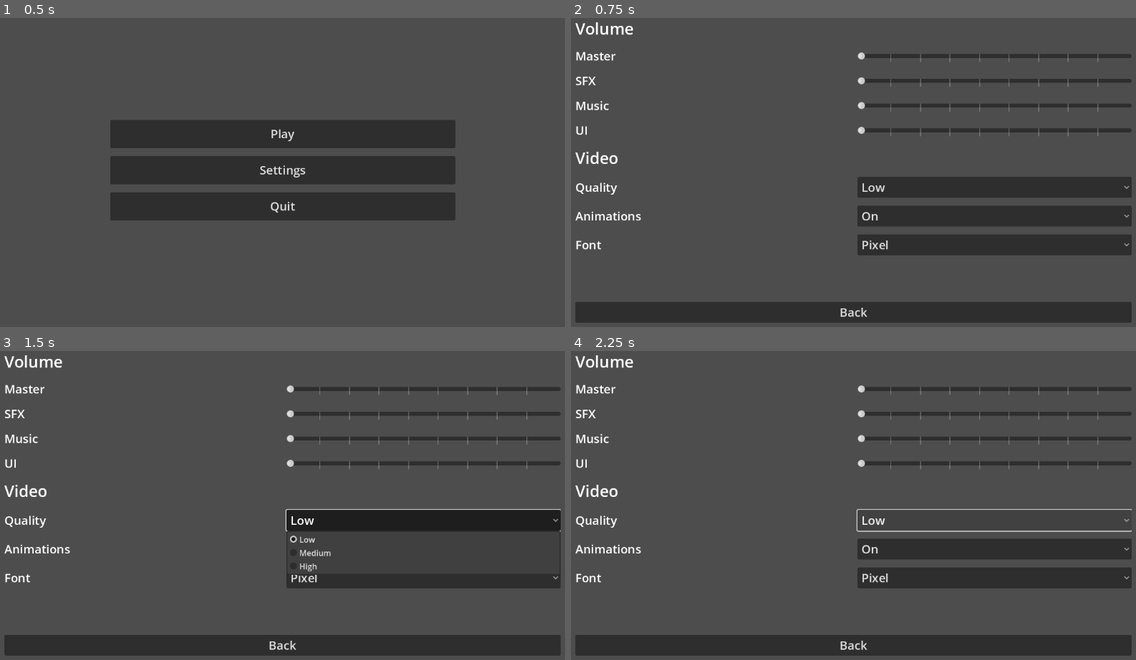
Above: before the commit, frames 1-4 (two rows, left to right).
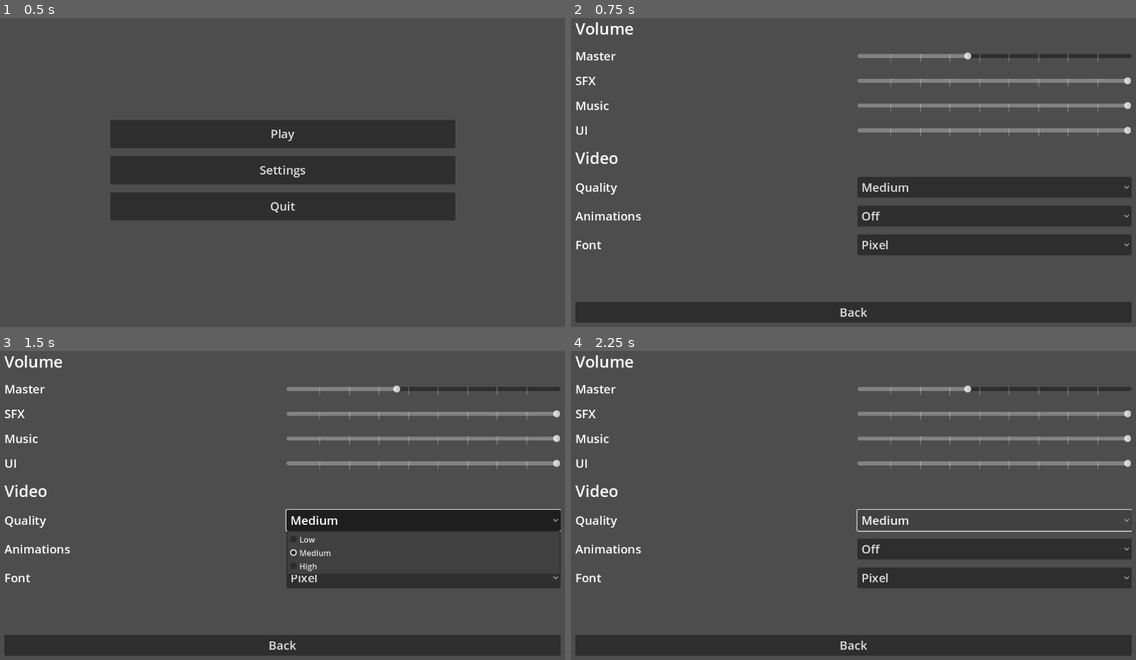
Above: after the commit, the same moments.

Repository: szsolt0/SzakGyak
Game: Godot game, scene res://scenes/menu/main_menu.tscn
Same seed, same stepped clock (60 frames per second), same inputs: the game is played once before the commit and once after it.
Inputs (mouse positions are in pixels of both pictures, inside the frame that each line leads up to):
- Up to frame 1 (0.5 s): no input
- Up to frame 2 (0.75 s): click "Settings" at 0.5 s
- Up to frame 3 (1.5 s): click (423, 520) at 1.25 s, where only the run before the commit has a clickable "Low"
- Up to frame 4 (2.25 s): click (994, 520) at 2 s, where only the run after the commit has a clickable "Medium"

Frame 1 is identical in both runs. In frame 2, 2.4% of the frame differs, in the area x 50-100%, y 11-66%; in frame 3, 2.4%, in the area x 50-100%, y 11-67%; in frame 4, 2.4%.

Commit message:
work on settings menu
now every button saves/loads correctly

Diff:
--- a/scenes/menu/settings_menu.gd
+++ b/scenes/menu/settings_menu.gd
@@ -1,4 +1,33 @@
 extends Control
+
+@onready var master_volume_btn: HSlider = $MarginContainer/VBoxContainer/ScrollContainer/VBoxContainer/MasterVolume/Button
+@onready var sfx_volume_btn: HSlider = $MarginContainer/VBoxContainer/ScrollContainer/VBoxContainer/SfxVolume/Button
+@onready var music_volume_btn: HSlider = $MarginContainer/VBoxContainer/ScrollContainer/VBoxContainer/MusicVolume/Button
+@onready var ui_volume_btn: HSlider = $MarginContainer/VBoxContainer/ScrollContainer/VBoxContainer/UiVolume/Button
+
+@onready var video_quality_btn: OptionButton = $MarginContainer/VBoxContainer/ScrollContainer/VBoxContainer/VideoQuality/Button
+@onready var video_anim_btn: OptionButton = $MarginContainer/VBoxContainer/ScrollContainer/VBoxContainer/VideoAnimations/Button
+@onready var video_font_btn: OptionButton = $MarginContainer/VBoxContainer/ScrollContainer/VBoxContainer/VideoFont/Button
+
+const VIDEO_QUALITY_NAMES: Array = ["low", "medium", "high"]
+const VIDEO_FONT_NAMES: Array = ["pixel", "readable"]
+
+func _ready() -> void:
+	var volume = GameSettings.load_volume()
+	var video = GameSettings.load_video()
+	var main = GameSettings.load_main()
+
+	# load volume settings
+	master_volume_btn.set_value_no_signal(volume.get("master"))
+	sfx_volume_btn.set_value_no_signal(volume.get("sfx"))
+	music_volume_btn.set_value_no_signal(volume.get("music"))
+	ui_volume_btn.set_value_no_signal(volume.get("ui"))
+
+	# video settings
+	video_quality_btn.select(VIDEO_QUALITY_NAMES.find(video.get("quality")))
+	video_anim_btn.select(video.get("animations"))
+	video_font_btn.select(VIDEO_FONT_NAMES.find(video.get("font")))
+
 
 
 func _on_back_pressed() -> void:
@@ -6,13 +35,29 @@
 
 
 func _on_video_quality_item_selected(index: int) -> void:
-	const names = ["low", "medium", "high"]
-	GameSettings.set_video("quality", names[index])
+	GameSettings.set_video("quality", VIDEO_QUALITY_NAMES[index])
 
 
 func _on_video_animations_item_selected(index: int) -> void:
 	GameSettings.set_video("animations", bool(index))
 
 func _on_video_font_item_selected(index: int) -> void:
-	const names = ["pixel", "readable"]
-	GameSettings.set_video("font", names[index])
+	GameSettings.set_video("font", VIDEO_FONT_NAMES[index])
+
+
+func _on_master_volume_drag_ended(value_changed: bool) -> void:
+	if value_changed:
+		# print("current master volume: ", master_volume_btn.value)
+		GameSettings.set_volume("master", master_volume_btn.value)
+
+func _on_sfx_volume_drag_ended(value_changed: bool) -> void:
+	if value_changed:
+		GameSettings.set_volume("sfx", sfx_volume_btn.value)
+
+func _on_music_volume_drag_ended(value_changed: bool) -> void:
+	if value_changed:
+		GameSettings.set_volume("music", music_volume_btn.value)
+
+func _on_ui_volume_drag_ended(value_changed: bool) -> void:
+	if value_changed:
+		GameSettings.set_volume("ui", ui_volume_btn.value)
--- a/scenes/menu/settings_menu.tscn
+++ b/scenes/menu/settings_menu.tscn
@@ -191,6 +191,10 @@
 text = "Back"
 metadata/_edit_lock_ = true
 
+[connection signal="drag_ended" from="MarginContainer/VBoxContainer/ScrollContainer/VBoxContainer/MasterVolume/Button" to="." method="_on_master_volume_drag_ended"]
+[connection signal="drag_ended" from="MarginContainer/VBoxContainer/ScrollContainer/VBoxContainer/SfxVolume/Button" to="." method="_on_sfx_volume_drag_ended"]
+[connection signal="drag_ended" from="MarginContainer/VBoxContainer/ScrollContainer/VBoxContainer/MusicVolume/Button" to="." method="_on_music_volume_drag_ended"]
+[connection signal="drag_ended" from="MarginContainer/VBoxContainer/ScrollContainer/VBoxContainer/UiVolume/Button" to="." method="_on_ui_volume_drag_ended"]
 [connection signal="item_selected" from="MarginContainer/VBoxContainer/ScrollContainer/VBoxContainer/VideoQuality/Button" to="." method="_on_video_quality_item_selected"]
 [connection signal="item_selected" from="MarginContainer/VBoxContainer/ScrollContainer/VBoxContainer/VideoAnimations/Button" to="." method="_on_video_animations_item_selected"]
 [connection signal="item_selected" from="MarginContainer/VBoxContainer/ScrollContainer/VBoxContainer/VideoFont/Button" to="." method="_on_video_font_item_selected"]
--- a/scripts/game_settings.gd
+++ b/scripts/game_settings.gd
@@ -9,7 +9,7 @@
 		config.load(SETTINGS_PATH)
 	else:
 		config.set_value("volume", "master", 40)
-		config.set_value("volume", "effect", 100)
+		config.set_value("volume", "sfx", 100)
 		config.set_value("volume", "music", 100)
 		config.set_value("volume", "ui", 100)
 
